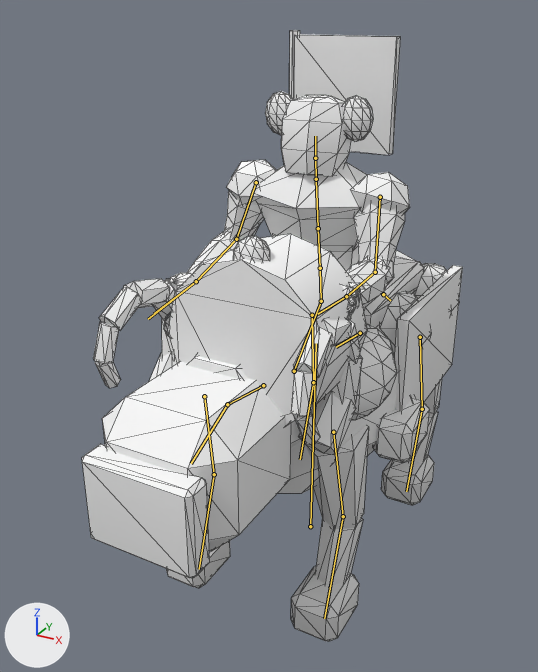
A saved change to the glTF model client/public/assets/models/ram_drummer.glb.
Both versions are drawn from a 50 mm camera at (1.2, -2.6, 2.23) aimed at (-0.09, -0.24, 1.05). Lighting does not change. The marker at lower left points along +X, +Y and +Z. The first picture is the older version. Both versions are drawn at frame 46 of the action 'idle'; the numbers are the values there. The bones that bend it are drawn over the model as lines. Mesh edges are drawn as thin lines.

The first picture shows 'ram_drummer'.
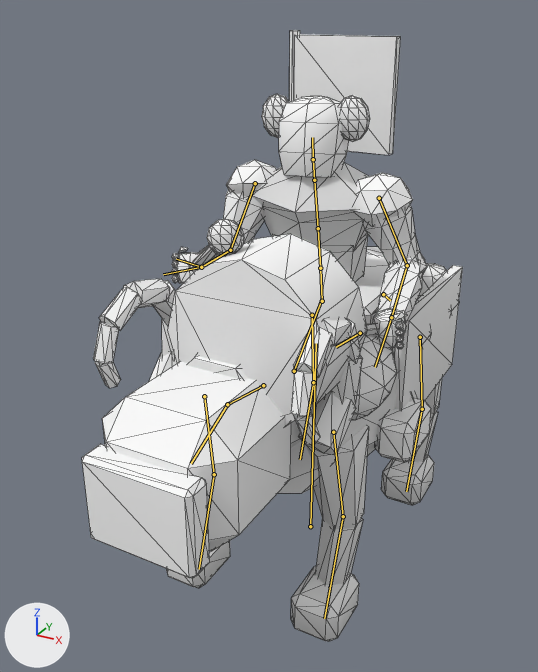
Where the change shows, as pixel boxes [x1, y1, x2, y2] in the pictures (538 x 672 px):
'ram_drummer', posed
    both: [82, 30, 463, 642]
bone 'chest', root to tip
    before: (318, 228) to (316, 179)
    after: (318, 228) to (314, 180)
bone 'head', root to tip
    before: (315, 158) to (315, 136)
    after: (313, 159) to (312, 137)
bone 'upper_arm.L', root to tip
    before: (380, 197) to (375, 272)
    after: (379, 198) to (407, 265)
bone 'forearm.L', root to tip
    before: (375, 272) to (346, 296)
    after: (407, 265) to (391, 317)
bone 'upper_arm.R', root to tip
    before: (256, 182) to (236, 239)
    after: (255, 183) to (230, 250)
bone 'forearm.R', root to tip
    before: (236, 239) to (196, 281)
    after: (230, 250) to (201, 267)

What the commit changed:
Bone 'chest' (bone_chest) turns from (0, 0, 0) to (4, 0, 0) degrees about its own x, y and z.
Bone 'head' (bone_head) turns from (0, 0, 0) to (-3, 0, 2) degrees about its own x, y and z.
Bone 'upper_arm.L' (bone_upper_arm_l) turns from (-22, 0, 0) to (14, 0, 0) degrees about its own x, y and z.
Bone 'forearm.L' (bone_forearm_l) turns from (0, 0, 0) to (-11, 0, 0) degrees about its own x, y and z.
Bone 'upper_arm.R' (bone_upper_arm_r) turns from (15, 0, 0) to (-21, 0, 0) degrees about its own x, y and z.
Bone 'forearm.R' (bone_forearm_r) turns from (0, 0, 0) to (-11, 0, 0) degrees about its own x, y and z.
